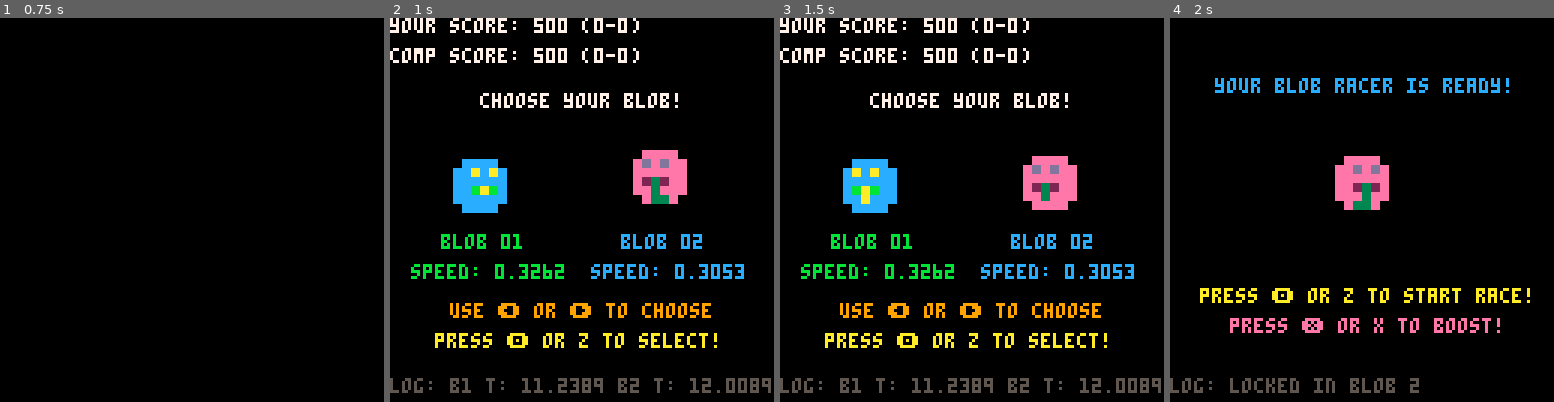
Above: before the commit, frames 1-4 (left to right).
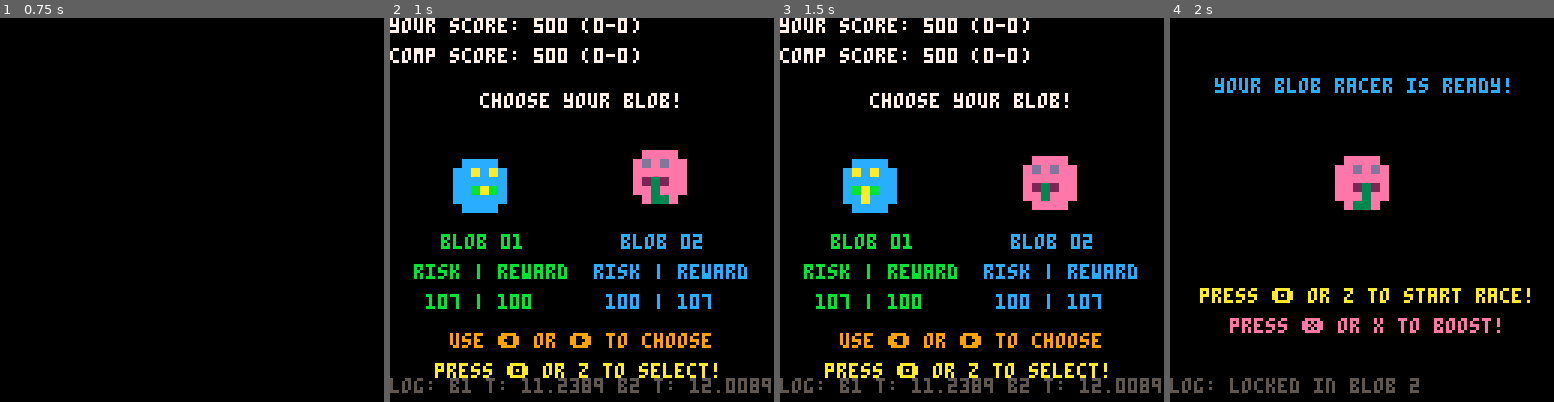
Above: after the commit, the same moments.

Repository: geopet/formula-blob
Game: PICO-8 cartridge blob_race.p8
The game is run twice, just before and just after one commit, with the same random seed, the same clock (stepped at 60 frames per second) and the same inputs.
Inputs:
- Up to frame 1 (0.75 s): tap X (X key) at 0.33 s; tap O (Z key) at 0.7 s
- Up to frame 2 (1 s): no input
- Up to frame 3 (1.5 s): tap X (X key) at 1.07 s
- Up to frame 4 (2 s): hold Right from 1.6 s (still down); tap O (Z key) at 1.7 s; tap X (X key) at 1.85 s

Frame 1 is identical in both runs. In frame 2, 6.2% of the frame differs, in the area x 5-93%, y 64-94%; in frame 3, 6.2%; in frame 4, nothing differs.

Commit message:
feature(scoring): add  moneyline-style scoring
- Updated update_scoring to use moneyline logic: underdog bets risk 100
  to win the moneyline, favorite bets risk the absolute value of the
  moneyline to win 100.
  - Adjusted the UI in the choose state to clearly show risk and reward
  for both blobs, using the correct moneyline values for each.
  - Ensured scoring and display logic are consistent with standard
  moneyline betting conventions.

Diff:
--- a/blob_race.p8
+++ b/blob_race.p8
@@ -50,7 +50,9 @@
         blob1_expected_time = nil,
         blob2_expected_time = nil,
         blob1 = nil,
-        blob2 = nil
+        blob2 = nil,
+        blob1_moneyline = nil,
+        blob2_moneyline = nil
     }
 
     boost_meter = {
@@ -107,6 +109,8 @@
         set_fastest_blob(blob1_speed, blob2_speed)
         calculate_boost_bonus(blob1_speed, blob2_speed)
         set_win_probability()
+        set_racer_moneyline()
+
         state = "choose"
     elseif (state == "choose") then
         if (log_msg == "start state") then
@@ -116,12 +120,12 @@
             selected_blob = 1
             sfx(0)
             -- log_msg = "b1 wp: " .. win_probability.blob1 .. "b1 t: " .. win_probability.blob1_expected_time
-            log_msg = "b1 wp: " .. win_probability.blob1 .. "b1 ml: " .. win_probability_to_moneyline(win_probability.blob1)
+            log_msg = "b1 wp: " .. win_probability.blob1 .. "b1 ml: " .. win_probability.blob1_moneyline
         elseif (btnp(1)) then -- right blob (2)
             selected_blob = 2
             sfx(0)
             -- log_msg = "b2 wp: " .. win_probability.blob2 .. "b2 t: " .. win_probability.blob2_expected_time
-            log_msg = "b2 wp: " .. win_probability.blob2 .. "b2 ml: " .. win_probability_to_moneyline(win_probability.blob2)
+            log_msg = "b2 wp: " .. win_probability.blob2 .. "b2 ml: " .. win_probability.blob2_moneyline
         elseif (btnp(4)) then
             if selected_blob != 0 then
                 sfx(1)
@@ -236,13 +240,25 @@
 
         -- add labels
         print("blob 01", 17, 72, 11)
-        print("speed: " .. blob1_speed, 7, 82, 11)
+        print("risk | reward", 8, 82, 11)
+
+        if (win_probability.blob1_moneyline < 0) then
+            print(abs(win_probability.blob1_moneyline) .. " | 100", 12, 92, 11)
+        else
+            print("100 | " .. abs(win_probability.blob1_moneyline), 12, 92, 11)
+        end
 
         print("blob 02", 77, 72, 12)
-        print("speed: " .. blob2_speed, 67, 82, 12)
-
-        print("use ⬅️ or ➡️ to choose", 20, 95, 9)
-        print("press 🅾️ or z to select!", 15, 105, 10)
+        print("risk | reward", 68, 82, 12)
+
+        if (win_probability.blob2_moneyline < 0) then
+            print(abs(win_probability.blob2_moneyline) .. " | 100", 72, 92, 12)
+        else
+            print("100 | " .. abs(win_probability.blob2_moneyline), 72, 92, 12)
+        end
+
+        print("use ⬅️ or ➡️ to choose", 20, 105, 9)
+        print("press 🅾️ or z to select!", 15, 115, 10)
 
         -- print log message
         print_log_msg(log_msg)
@@ -363,6 +379,11 @@
     return flr(moneyline)
 end
 
+function set_racer_moneyline()
+    win_probability.blob1_moneyline = win_probability_to_moneyline(win_probability.blob1)
+    win_probability.blob2_moneyline = win_probability_to_moneyline(win_probability.blob2)
+end
+
 function set_fastest_blob(blob1_speed, blob2_speed)
     if (blob1_speed > blob2_speed) then
         boost_meter.fastest_blob = 1
@@ -547,14 +568,34 @@
 end
 
 function update_scoring()
+    -- Determine the player's chosen blob's moneyline
+    local player_moneyline = ((selected_blob == 1) and win_probability.blob1_moneyline) or win_probability.blob2_moneyline
+    local abs_moneyline = abs(player_moneyline)
+
     if (race_winner == selected_blob) then
-        score.player += 100
-        score.opponent -= 100
+        -- Player wins
+        if (player_moneyline > 0) then
+            -- Underdog: risk 100 to win moneyline
+            score.player += player_moneyline
+            score.opponent -= player_moneyline
+        else
+            -- Favorite: risk abs(moneyline) to win 100
+            score.player += 100
+            score.opponent -= 100
+        end
         score.player_wins += 1
         score.opponent_losses += 1
     else
-        score.player -= 100
-        score.opponent += 100
+        -- Player loses
+        if (player_moneyline > 0) then
+            -- Underdog: lose 100
+            score.player -= 100
+            score.opponent += 100
+        else
+            -- Favorite: lose abs(moneyline)
+            score.player -= abs_moneyline
+            score.opponent += abs_moneyline
+        end
         score.player_losses += 1
         score.opponent_wins += 1
     end
